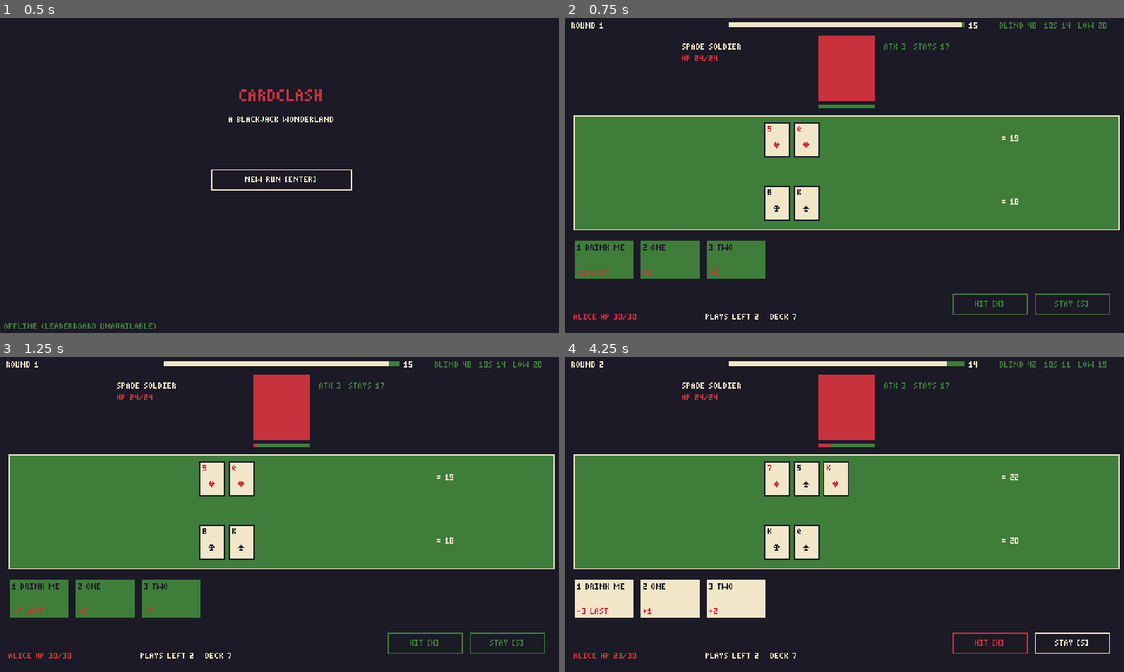
Above: before the commit, frames 1-4 (two rows, left to right).
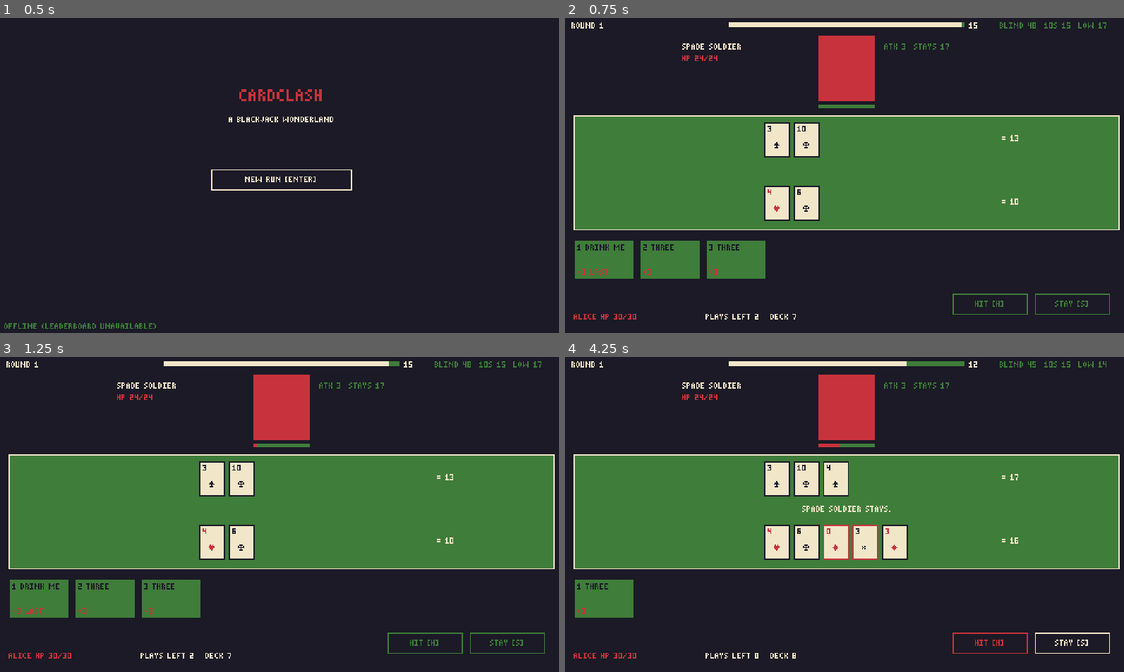
Above: after the commit, the same moments.

Repository: Arvin-17/CardClash
Game: Godot game, scene res://scenes/main_menu.tscn
Same seed, same stepped clock (60 frames per second), same inputs: the game is played once before the commit and once after it.
Inputs (mouse positions are in pixels of both pictures, inside the frame that each line leads up to):
- Up to frame 1 (0.5 s): no input
- Up to frame 2 (0.75 s): click "NEW RUN [ENTER]" at 0.5 s
- Up to frame 3 (1.25 s): no input
- Up to frame 4 (4.25 s): tap Enter at 1.25 s; move the mouse to (973, 498) at 1.27 s; tap H at 1.35 s; tap Space at 1.52 s; click (604, 599) at 2 s, where only the run after the commit has a clickable "1 DRINK ME"; click (604, 599) at 2.75 s, where only the run after the commit has a clickable "1 THREE"; click (989, 643) at 3.5 s, where only the run after the commit has a clickable "HIT [H]"

Frame 1 is identical in both runs. In frame 2, 0.2% of the frame differs, in the area x 14-97%, y 1-82%; in frame 3, 0.2%; in frame 4, 5.7%, in the area x 1-97%, y 1-96%.

Commit message:
feat(run): RunState with seeded act order, gold, healing, stats and save/continue
Soldiers are shuffled with the run seed and the boss is always last. A win pays 10 gold per soldier (+10 from the Diamond Soldier) and heals 5 HP, never a full heal. stats (rounds, busts, blackjacks, cards_played) are incremented from Events. The run is saved to user://run.json after every battle; run_payload() builds the POST /run body exactly as the backend expects.

Diff:
--- a/game/scripts/autoload/run_state.gd
+++ b/game/scripts/autoload/run_state.gd
@@ -1,5 +1,15 @@
 extends Node
-## The current run: HP, deck, gold, where we are in the act, and the RNG seed.
+## The current run: everything that survives between battles. Saved to user://run.json
+## after every battle so a crash doesn't wipe the demo. `stats` feeds the backend's stats
+## screen and is incremented from battle signals.
+
+const SAVE_PATH := "user://run.json"
+const SETTINGS_PATH := "user://settings.cfg"
+const MENU_SCENE := "res://scenes/main_menu.tscn"
+const MAP_SCENE := "res://scenes/map.tscn"
+const BATTLE_SCENE := "res://scenes/battle.tscn"
+const REWARD_SCENE := "res://scenes/reward.tscn"
+const ENDING_SCENE := "res://scenes/ending.tscn"
 
 var run_seed: int = 0
 var hp: int = 30
@@ -8,13 +18,33 @@
 var deck: Array[String] = []
 var trinkets: Array[String] = []
 var act_id: String = "act3_court"
+## This run's battle order: shuffled soldiers, boss last.
+var battles: Array[String] = []
 var battle_index: int = 0
-var stats := {"rounds": 0, "busts": 0, "blackjacks": 0, "cards_played": {}}
-
-
-func new_run(seed_value: int) -> void:
+var is_daily: bool = false
+var daily_date: String = ""
+var stats: Dictionary = {}
+var active: bool = false
+## How the run ended, for the ending screen: {"won": bool, "enemy": id}.
+var outcome: Dictionary = {}
+var player_name: String = "ALICE"
+
+var _elapsed_ms: int = 0
+var _segment_start: int = 0
+
+
+func _ready() -> void:
+	_load_settings()
+	stats = _empty_stats()
+	Events.round_resolved.connect(_on_round_resolved)
+	Events.card_played.connect(_on_card_played)
+
+
+func new_run(seed_value: int, daily: bool = false, date: String = "") -> void:
 	run_seed = seed_value
 	Rng.set_seed(seed_value)
+	is_daily = daily
+	daily_date = date
 	max_hp = int(GameData.rule("player.max_hp", 30))
 	hp = max_hp
 	gold = 0
@@ -23,15 +53,212 @@
 		deck.append(str(id))
 	trinkets.clear()
 	battle_index = 0
-	stats = {"rounds": 0, "busts": 0, "blackjacks": 0, "cards_played": {}}
-
-
-func battles() -> Array:
-	return GameData.act(act_id).get("battles", [])
+	stats = _empty_stats()
+	outcome = {}
+	_elapsed_ms = 0
+	_segment_start = Time.get_ticks_msec()
+	battles = act_order(act_id, Rng.rng)
+	active = true
+
+
+## Shuffle the soldiers with the run seed so each run's order differs; the boss is always last.
+static func act_order(id: String, rng: RandomNumberGenerator) -> Array[String]:
+	var act: Dictionary = GameData.act(id)
+	var soldiers: Array[String] = []
+	var bosses: Array[String] = []
+	for enemy_id: Variant in act.get("battles", []):
+		if bool(GameData.enemy(str(enemy_id)).get("boss", false)):
+			bosses.append(str(enemy_id))
+		else:
+			soldiers.append(str(enemy_id))
+	if bool(act.get("shuffle_soldiers", false)):
+		Shuffle.shuffle(soldiers, rng)
+	soldiers.append_array(bosses)
+	return soldiers
 
 
 func current_enemy_id() -> String:
-	var list := battles()
-	if list.is_empty():
-		return ""
-	return str(list[clampi(battle_index, 0, list.size() - 1)])
+	if battles.is_empty():
+		battles = act_order(act_id, Rng.rng)
+	return battles[clampi(battle_index, 0, battles.size() - 1)]
+
+
+func is_complete() -> bool:
+	return battle_index >= battles.size()
+
+
+## After each win: gold (10 per soldier, plus the Diamond Soldier's bonus) and a small heal.
+## No full heals, so damage carries tension across the act.
+func record_win(enemy_id: String) -> Dictionary:
+	var enemy: Dictionary = GameData.enemy(enemy_id)
+	var earned := 0
+	if not bool(enemy.get("boss", false)):
+		earned = int(GameData.rule("run.gold_per_soldier", 10)) + int(enemy.get("bonus_gold", 0))
+	gold += earned
+	var healed := mini(int(GameData.rule("run.heal_after_win", 5)), max_hp - hp)
+	hp += maxi(0, healed)
+	battle_index += 1
+	if is_complete():
+		outcome = {"won": true, "enemy": enemy_id}
+	save()
+	return {"gold": earned, "healed": healed}
+
+
+func record_loss(enemy_id: String) -> void:
+	hp = 0
+	outcome = {"won": false, "enemy": enemy_id}
+	save()
+
+
+## Where to go after a battle: rewards between fights, the ending when it's over.
+func scene_after_battle() -> String:
+	return ENDING_SCENE if not outcome.is_empty() else REWARD_SCENE
+
+
+func add_card(id: String) -> void:
+	deck.append(id)
+
+
+func remove_card(index: int) -> void:
+	if index >= 0 and index < deck.size():
+		deck.remove_at(index)
+
+
+func time_ms() -> int:
+	return _elapsed_ms + (Time.get_ticks_msec() - _segment_start)
+
+
+## The POST /run payload (the backend contract: never rename a field without telling backend).
+func run_payload() -> Dictionary:
+	return {
+		"player_name": player_name,
+		"seed": run_seed,
+		"is_daily": is_daily,
+		"won": bool(outcome.get("won", false)),
+		"act": act_id,
+		"battles_won": battle_index,
+		"time_ms": time_ms(),
+		"stats": _int_stats(),
+		"game_version": GameData.game_version(),
+	}
+
+
+## JSON round-trips turn ints into floats; the backend wants ints.
+func _int_stats() -> Dictionary:
+	var played := {}
+	var source: Dictionary = stats.get("cards_played", {})
+	for id: Variant in source:
+		played[str(id)] = int(source[id])
+	return {
+		"rounds": int(stats.get("rounds", 0)),
+		"busts": int(stats.get("busts", 0)),
+		"blackjacks": int(stats.get("blackjacks", 0)),
+		"cards_played": played,
+	}
+
+
+func end_run() -> void:
+	active = false
+	clear_save()
+
+
+# --- stats from battle signals ---------------------------------------------------
+
+func _empty_stats() -> Dictionary:
+	return {"rounds": 0, "busts": 0, "blackjacks": 0, "cards_played": {}}
+
+
+func _on_round_resolved(result: Dictionary) -> void:
+	if not active:
+		return
+	stats["rounds"] = int(stats["rounds"]) + 1
+	if bool(result.get("player_bust", false)):
+		stats["busts"] = int(stats["busts"]) + 1
+	if bool(result.get("blackjack", false)):
+		stats["blackjacks"] = int(stats["blackjacks"]) + 1
+
+
+func _on_card_played(card: Card) -> void:
+	if not active or card.def.is_empty():
+		return
+	var played: Dictionary = stats["cards_played"]
+	played[card.id] = int(played.get(card.id, 0)) + 1
+
+
+# --- save / continue -------------------------------------------------------------
+
+func save() -> void:
+	var data := {
+		"run_seed": run_seed,
+		"rng_state": str(Rng.rng.state),  # 64-bit: a JSON float would lose precision
+		"hp": hp,
+		"max_hp": max_hp,
+		"gold": gold,
+		"deck": deck,
+		"trinkets": trinkets,
+		"act_id": act_id,
+		"battles": battles,
+		"battle_index": battle_index,
+		"is_daily": is_daily,
+		"daily_date": daily_date,
+		"stats": stats,
+		"outcome": outcome,
+		"elapsed_ms": time_ms(),
+		"game_version": GameData.game_version(),
+	}
+	var file := FileAccess.open(SAVE_PATH, FileAccess.WRITE)
+	if file:
+		file.store_string(JSON.stringify(data))
+
+
+func has_save() -> bool:
+	return FileAccess.file_exists(SAVE_PATH)
+
+
+func load_saved() -> bool:
+	if not has_save():
+		return false
+	var data: Variant = JSON.parse_string(FileAccess.get_file_as_string(SAVE_PATH))
+	if typeof(data) != TYPE_DICTIONARY or str(data.get("game_version", "")) != GameData.game_version():
+		clear_save()
+		return false
+	run_seed = int(data["run_seed"])
+	Rng.set_seed(run_seed)
+	Rng.rng.state = str(data.get("rng_state", str(Rng.rng.state))).to_int()
+	hp = int(data["hp"])
+	max_hp = int(data["max_hp"])
+	gold = int(data["gold"])
+	deck.assign((data["deck"] as Array).map(func(x: Variant) -> String: return str(x)))
+	trinkets.assign((data.get("trinkets", []) as Array).map(func(x: Variant) -> String: return str(x)))
+	act_id = str(data["act_id"])
+	battles.assign((data["battles"] as Array).map(func(x: Variant) -> String: return str(x)))
+	battle_index = int(data["battle_index"])
+	is_daily = bool(data.get("is_daily", false))
+	daily_date = str(data.get("daily_date", ""))
+	stats = data.get("stats", _empty_stats())
+	outcome = data.get("outcome", {})
+	_elapsed_ms = int(data.get("elapsed_ms", 0))
+	_segment_start = Time.get_ticks_msec()
+	active = true
+	return true
+
+
+func clear_save() -> void:
+	if has_save():
+		DirAccess.remove_absolute(ProjectSettings.globalize_path(SAVE_PATH))
+
+
+# --- settings ----------------------------------------------------------------------
+
+func set_player_name(value: String) -> void:
+	var cleaned := value.strip_edges().left(16)
+	player_name = cleaned if not cleaned.is_empty() else "ALICE"
+	var cfg := ConfigFile.new()
+	cfg.set_value("player", "name", player_name)
+	cfg.save(SETTINGS_PATH)
+
+
+func _load_settings() -> void:
+	var cfg := ConfigFile.new()
+	if cfg.load(SETTINGS_PATH) == OK:
+		player_name = str(cfg.get_value("player", "name", "ALICE"))
